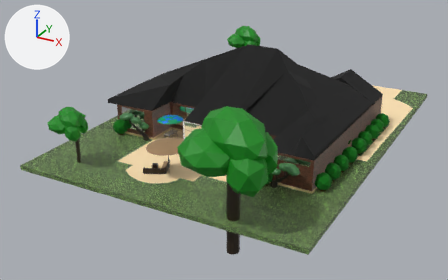
An edit to the glTF model Gangsta Wizards/Main/BUILDINGS/Residential/R-3/Tipp.glb, drawn before and after from the same camera.
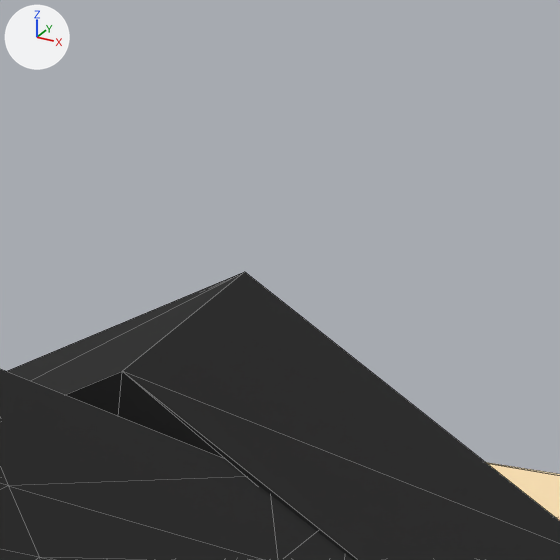
The first picture shows the older version from a camera (50 mm lens) standing at (34.9, -88.8, 32.6) and looking at (-2.1, -21.6, -1.0). The close-ups show the older and then the newer version on the part from 74% to 84% of the width and 16% to 33% of the height of that picture. Only the edits that show in the close-ups are written down. Lighting does not change. The marker at upper left points along +X, +Y and +Z. The close-ups show mesh edges as thin lines. Where no turn or scale is listed for an object, it has been applied to the vertices.

The older version as bpy lines, for what is in view:
```python
me_cube_002 = bpy.data.meshes.new('Cube.002')
me_cube_002.from_pydata(...)  # 268 vertices, 528 faces; spans x -4.0..23.2, y -33.7..12.5, z -0.5..0.2
me_cube_002.materials.append(mat_conc)  # beige #ffe4b5
me_cube_005 = bpy.data.meshes.new('Cube.005')
me_cube_005.from_pydata(...)  # 319 vertices, 622 faces; spans x -27.1..4.3, y -22.7..4.1, z -1.5..5.8
# faces by material slot: [614, 8]
me_cube_005.materials.append(mat_roof)  # black #181818
me_cube_005.materials.append(mat_siding)  # picture img_white_siding
ob_concrete = bpy.data.objects.new('Concrete', me_cube_002)
ob_concrete.location = (-5.43, -4.38, -0.3)
ob_roof = bpy.data.objects.new('Roof', me_cube_005)
ob_roof.location = (10.69, -8.73, 5.33)
```
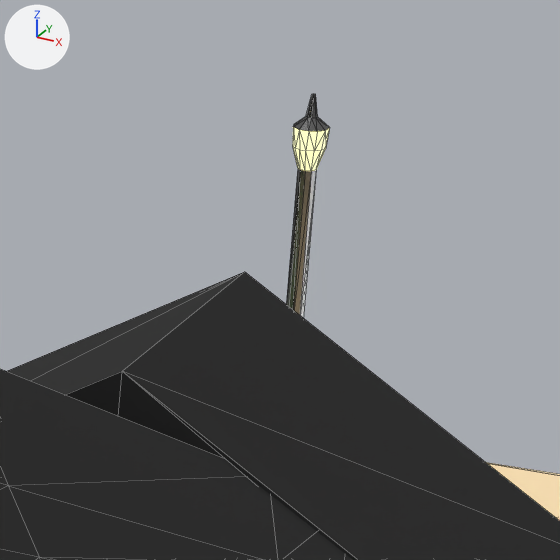
Boxes (x1, y1, x2, y2) around the edits, measured in the close-ups (560 x 560 px):
```json
{"object": "Streetlight", "change": "added", "after": [286, 94, 330, 317], "faces in mat_metal_pole_001 (grey #7b7b7b)": [286, 94, 330, 317], "faces in mat_light_material___streetlight (yellow #e7e47d, glowing beige #fff7ba)": [293, 127, 329, 171]}
```

The change, as JSON lines over the scene's bpy script:
```json
{"op": "add", "block": "mat_light_material___streetlight", "code": ["mat_light_material___streetlight = principled_material('Light Material - Streetlight')", "mat_light_material___streetlight.base_color = (0.8, 0.779, 0.204)  # yellow #e7e47d", "mat_light_material___streetlight.emission_color = (1.0, 0.926, 0.491)  # beige #fff7ba", "mat_light_material___streetlight.emission_strength = 1.0"]}
{"op": "add", "block": "mat_metal_pole_001", "code": ["mat_metal_pole_001 = principled_material('Metal Pole.001')", "mat_metal_pole_001.base_color = (0.197, 0.197, 0.197)  # grey #7b7b7b", "mat_metal_pole_001.metallic = 1.0", "mat_metal_pole_001.roughness = 0.25"]}
{"op": "add", "block": "me_cylinder_005", "code": ["me_cylinder_005 = bpy.data.meshes.new('Cylinder.005')", "me_cylinder_005.from_pydata(...)  # 188 vertices, 368 faces; spans x -13.5..0.24, y -0.24..0.24, z -2.16..3.06", "# faces by material slot: [276, 92]", "me_cylinder_005.materials.append(mat_metal_pole_001)  # grey #7b7b7b", "me_cylinder_005.materials.append(mat_light_material___streetlight)  # yellow #e7e47d, glowing beige #fff7ba"]}
{"op": "add", "block": "ob_streetlight", "code": ["ob_streetlight = bpy.data.objects.new('Streetlight', me_cylinder_005)", "ob_streetlight.location = (6.58, 7.37, 1.88)"]}
```
